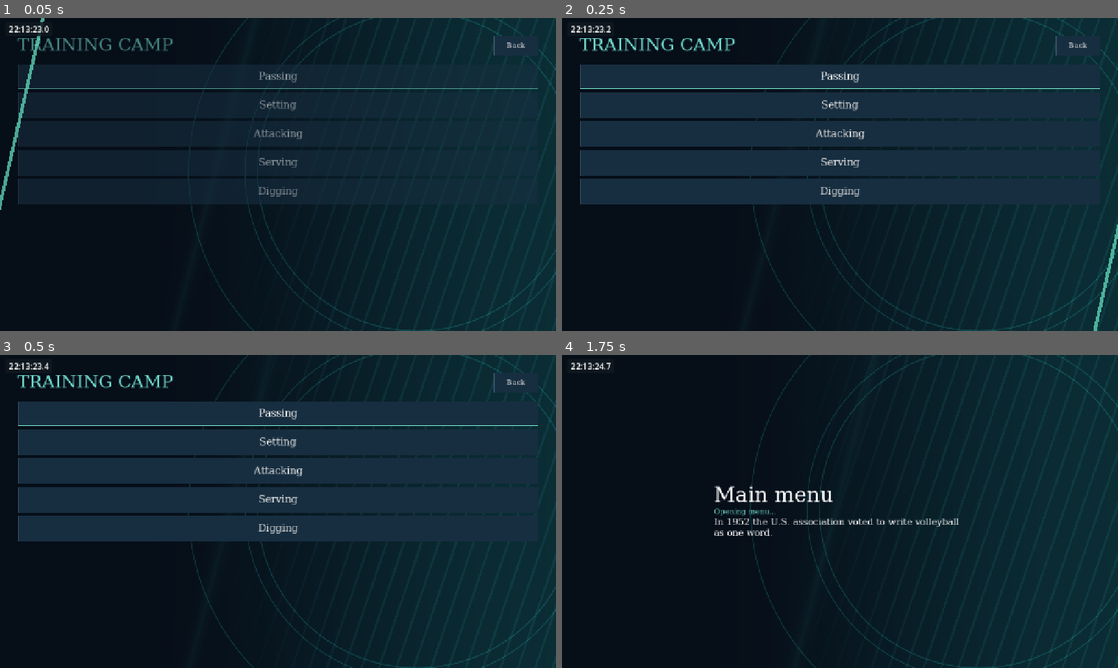
Above: before the commit, frames 1-4 (two rows, left to right).
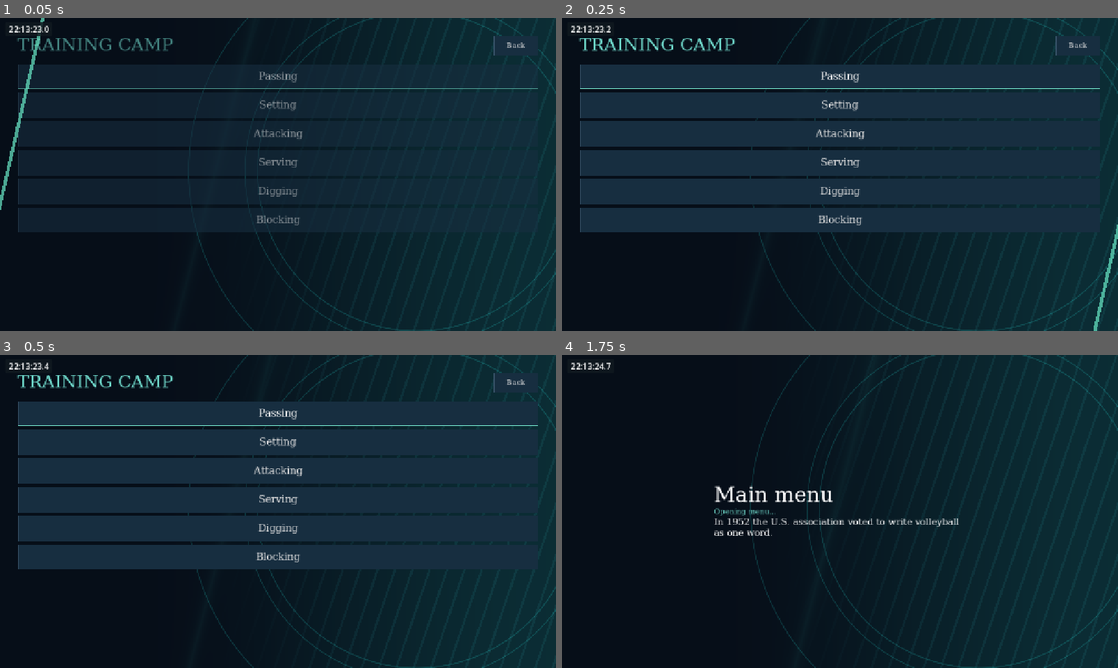
Above: after the commit, the same moments.

Repository: foreandr/volleyball
Game: Godot game, scene res://scenes/drills.tscn
Same seed, same stepped clock (60 frames per second), same inputs: the game is played once before the commit and once after it. This scene is started directly instead of the project's main scene. Sound files missing from this copy of the repository are replaced by a short silence.
Inputs:
- Up to frame 1 (0.05 s): no input
- Up to frame 2 (0.25 s): no input
- Up to frame 3 (0.5 s): no input
- Up to frame 4 (1.75 s): click "Back" at 0.5 s; click "Settings" at 1.25 s

The runs differ from the first frame. In frame 1, 0.1% of the frame differs, in the area x 3-54%, y 60-69%; in frame 2, 4.6%; in frame 3, 4.6%, in the area x 3-65%, y 60-69%; in frame 4, nothing differs.

Commit message:
Restore blocking camp with the current shared attack mechanics

Diff:
--- /dev/null
+++ b/scenes/blocking_camp.tscn
@@ -0,0 +1,13 @@
+[gd_scene load_steps=2 format=3]
+
+[ext_resource type="Script" path="res://scripts/blocking_camp.gd" id="1"]
+
+[node name="BlockingCamp" type="Control"]
+layout_mode = 3
+anchors_preset = 15
+anchor_right = 1.0
+anchor_bottom = 1.0
+grow_horizontal = 2
+grow_vertical = 2
+script = ExtResource("1")
+solo_setting = true
--- /dev/null
+++ b/scripts/blocking_camp.gd
@@ -0,0 +1,93 @@
+extends "res://scripts/attacking_camp.gd"
+
+const Block = preload("res://scripts/match_block.gd")
+var blocker: Node3D
+var block: RefCounted
+var next_lane := 0
+var attempted := false
+var deflected := false
+var automatic_block := true
+
+func start_drill() -> void:
+	blocker = athlete(Vector3(0., START.y, BallNet.NET_Z + .38), "286881")
+	blocker.rotation.y = PI
+	super.start_drill()
+
+func camp_title() -> String:
+	return "BLOCKING   /   BLOCK AT THE NET"
+
+func update_prompts(_next: String) -> void:
+	var entries := [["View", "Control blocker" if automatic_block else "Watch CPU block"]]
+	if not automatic_block:
+		entries.append_array([["LS","Shuffle"],[JOY_BUTTON_A,"Block"]])
+	entries.append(["D-pad Up/Down","Set height: %d" % height_preset()])
+	entries.append([JOY_BUTTON_START,"Settings"])
+	Xbox.prompts(controls_row,entries)
+
+func reset_feed() -> void:
+	attack_lane = next_lane
+	next_set = PINS[attack_lane]
+	next_lane = (next_lane + 1) % 3
+	block = null
+	attempted = false
+	deflected = false
+	blocker.position.y = START.y
+	blocker.play_action("idle")
+	super.reset_feed()
+
+func jump_rep() -> bool:
+	return true
+
+func _input(event: InputEvent) -> void:
+	if not settings.visible and not get_tree().paused:
+		if event is InputEventJoypadButton or event is InputEventKey:
+			var toggle: bool = event.button_index == JOY_BUTTON_BACK if event is InputEventJoypadButton else event.physical_keycode == KEY_TAB
+			var jump_pressed: bool = event.button_index == Xbox.physical(JOY_BUTTON_A) if event is InputEventJoypadButton else event.physical_keycode == KEY_SPACE
+			if toggle or jump_pressed:
+				if event.is_pressed() and not event.is_echo():
+					if toggle:
+						automatic_block = not automatic_block
+						update_prompts(phase)
+					elif not automatic_block and block == null:
+						begin_block()
+				get_viewport().set_input_as_handled()
+				return
+	super._input(event)
+
+func begin_block() -> void:
+	block = Block.new()
+	block.begin(blocker)
+	attempted = true
+
+func step_attack(delta: float) -> void:
+	if block != null:
+		if not block.step(delta,ball.global_position):
+			block = null
+	else:
+		var goal := clampf(endpoint.x,-4.3,4.3) if phase == "set" else 3.65*lane_offset()
+		var previous := blocker.position.x
+		if automatic_block:
+			blocker.position.x = move_toward(previous,goal,4.8*delta)
+		else:
+			blocker.position.x = clampf(previous + axis(JOY_AXIS_LEFT_X)*camera.global_basis.x.x*4.8*delta,-4.5,4.5)
+		blocker.animator.advance(delta)
+		if not shuffle_steps.has(blocker):
+			shuffle_steps[blocker] = preload("res://scripts/directional_footwork.gd").new(blocker)
+		shuffle_steps[blocker].step(Vector3((previous-blocker.position.x)/maxf(delta*4.8,.0001),0,0),delta,1.,true,true)
+		if automatic_block and not attempted and phase == "set" and flight_time-elapsed <= Block.START+Block.AIR*.5:
+			begin_block()
+	super.step_attack(delta)
+
+func advance_spike(delta: float) -> void:
+	var previous := ball.global_position
+	super.advance_spike(delta)
+	if block == null or deflected or not launched_attack or not drop_net_hit.is_empty(): return
+	for i in block.hands.size():
+		var closest := Geometry3D.get_closest_points_between_segments(previous,ball.global_position,block.wrists[i],block.hands[i])
+		if closest[0].distance_to(closest[1]) > Contact.BALL_RADIUS + .065: continue
+		drop_velocity.z = -absf(drop_velocity.z)*.55
+		drop_velocity.y = minf(-1.,drop_velocity.y*.5)
+		spin_acceleration = Vector3.ZERO
+		deflected = true
+		message.text = "Block touch"
+		break
--- a/scripts/drills_menu.gd
+++ b/scripts/drills_menu.gd
@@ -8,6 +8,7 @@
 	"Attacking": [{"title":"Approach and Spike","scene":"res://scenes/attacking_camp.tscn"},{"title":"Butterfly"}],
 	"Serving": [{"title":"Spin Serve"}],
 	"Digging": [],
+	"Blocking": [{"title":"Block at the Net","scene":"res://scenes/blocking_camp.tscn"}],
 }
 
 var heading: Label
@@ -94,7 +95,10 @@
 	heading.text = "TRAINING CAMP"
 	clear_list()
 	for name_ in CATEGORIES:
-		var item := add_item(name_,show_category.bind(name_))
+		var action := show_category.bind(name_)
+		if name_ == "Blocking":
+			action = MenuPresentation.load_scene.bind(CATEGORIES[name_][0].scene)
+		var item := add_item(name_,action)
 		if name_ == previous or (previous.is_empty() and list.get_child_count() == 1):
 			item.grab_focus()
 
Not shown, changed: MECHANICS.md
